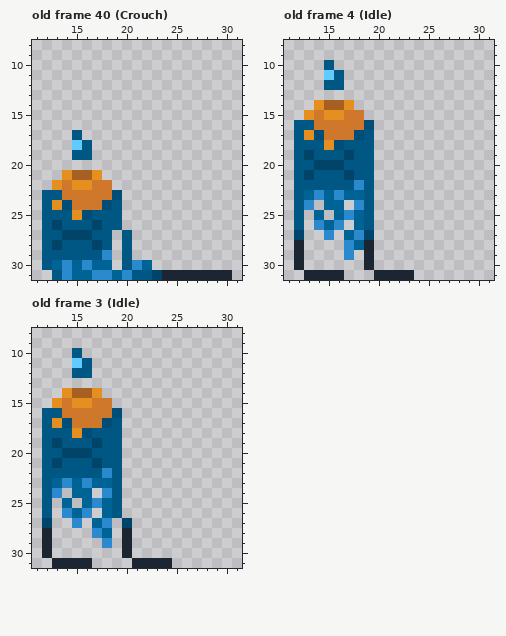
Two states of a pixel-art file, Resources/Characters/MainCharacter/v2/CharacterLeft.ase. Above, as it was before the edit.
32x32 pixels, 40 frames. Shown: old frame 40 (Crouch): x 11..31, y 8..31; old frame 4 (Idle): x 11..31, y 8..31; old frame 3 (Idle): x 11..31, y 8..31. The commit also changed other frames, which this record leaves out.
After:
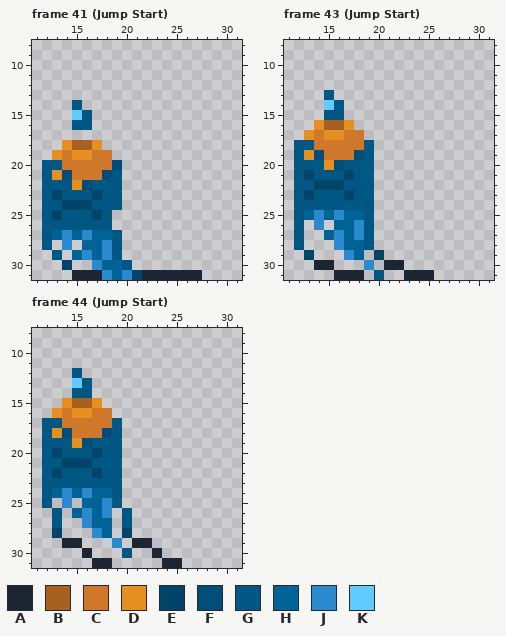
Palette (. is transparent): A #1b2632  B #a66021  C #cf782b  D #e48f20  E #004569  F #004e77  G #005784  H #006396  J #2a8acd  K #61caff
A new or re-ordered frame is compared with the old frame closest to it.
Message: Character Jump Start
Diff:
frames 40 -> 47
Changed rows in their new state; - is an unchanged pixel.
Frame 41 (Jump Start) is new; against old frame 40 (Crouch), layer "Layer 1":
first column x 12:
14 ---G---------------
15 ---KG--------------
16 ---GG--------------
17 ---.---------------
18 --DBBD-------------
19 -DCDDCC------------
20 GGCCCCCF-----------
21 GDFCCCFG-----------
22 GGG-FGGG-----------
23 -EGGGEGG-----------
24 -GEEEGG------------
25 -E-GGE-.-----------
26 -G---G-.-----------
27 -HJHJHHG.----------
28 -.J.HHJG.----------
29 .-.HJH-G.----------
30 ..E..J-H-..--------
31 -..AAA---EAA----...
Frame 43 (Jump Start) is new; against old frame 4 (Idle), layer "Layer 1":
first column x 12:
10 ---.----------
11 ---..---------
12 ---..---------
13 ---G----------
14 --.KG.--------
15 -..GG..-------
16 ..DBBD..------
17 .-CDD-C.------
18 --CCCCC-------
19 -DFCCCF-------
20 --GDF---------
22 --EEE-G-------
23 -EGGGEG-------
24 -GGGGGG-------
25 -HJHJH--------
26 ---.HHJ-------
27 G--HJ--G------
28 G---JH-G------
29 .E----H.E-----
30 .-AA---J-AA---
31 -...-AA-G..-AA
Frame 44 (Jump Start) is new; against old frame 3 (Idle), layer "Layer 1":
first column x 12:
10 ---.----------
11 ---..---------
12 ----.---------
13 ---KG---------
14 --.GG.--------
15 -.DBBD.-------
16 .D-DD--.------
17 -GC---C-------
18 -DFCCCF-------
19 -G-DFG--------
20 -EGGGE--------
21 -GEEEG--------
22 -E---EG-------
23 -GGGGGG-------
24 -HJ-JHH-------
25 --J--HJ-------
26 .G.--HJ.G-----
27 .G-.J-H-G-----
28 .E------E-----
29 .-AA--.J.AA---
30 .---A---G--A--
31 -....AA--...-A
Pixel boxes of the changes (left, top, right, bottom) in both pictures:
changed: (42, 100, 232, 280)
changed: (294, 60, 434, 280)
changed: (42, 348, 182, 568)
